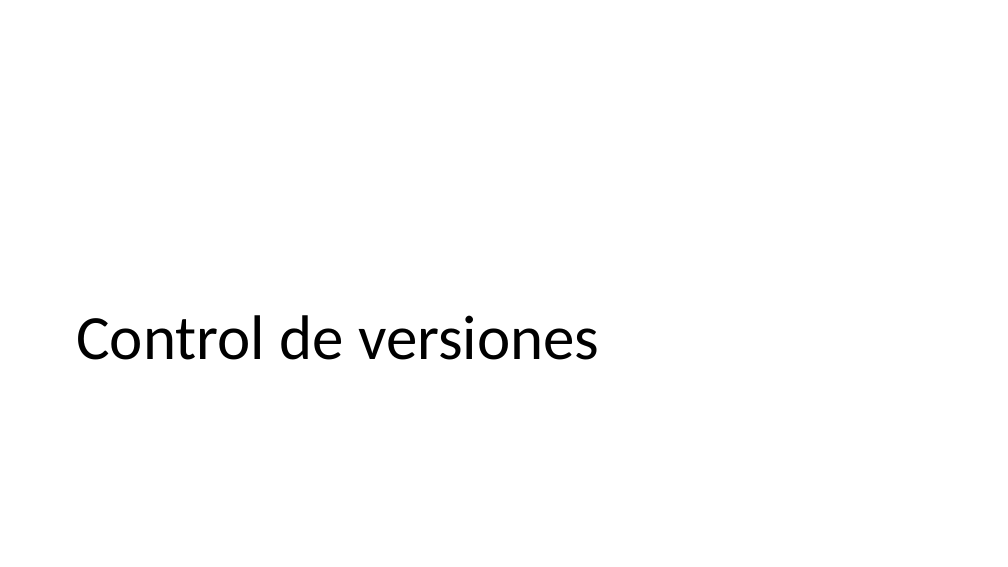
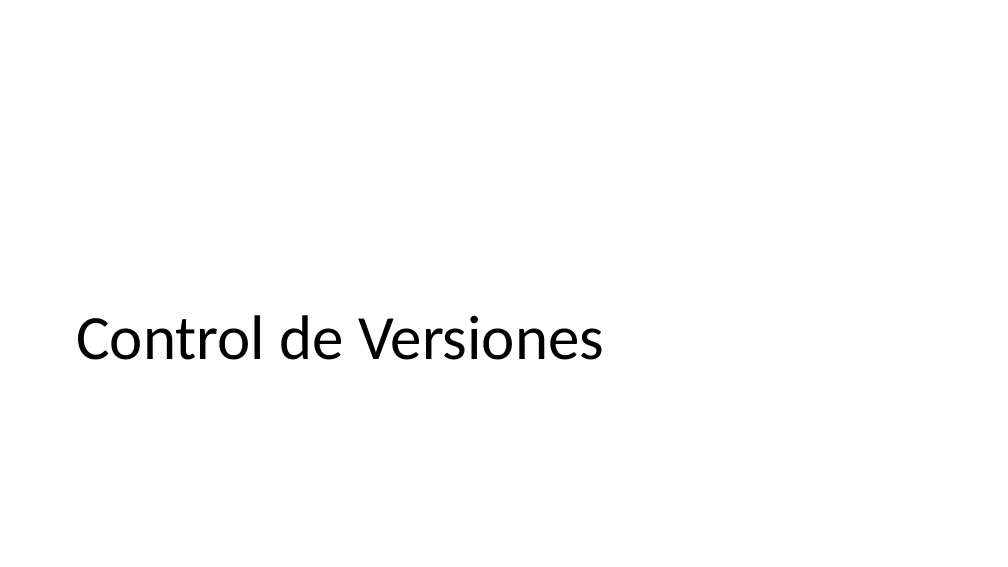
Before and after one commit to arredondo1993/3ra-sesion, a slide deck: slide 2 of github.pptx. Drawn at 1008x567 pixels with LibreOffice and Linux fonts; fonts in the diff are those of the drawing. Boxes give left, top, right and bottom in pixels: in the first picture for what was removed or moved away, otherwise in the second. Text is boxed around its words. In the diff, an @@ line names an element or a change of style, - is before the commit and + after.

```diff
--- a/github.pptx
+++ b/github.pptx
@@ title at <box>76,315,604,360</box>: text changed @@
-Control de versiones
+Control de Versiones
```
Also in this commit, not shown: 1 other slide changed.
